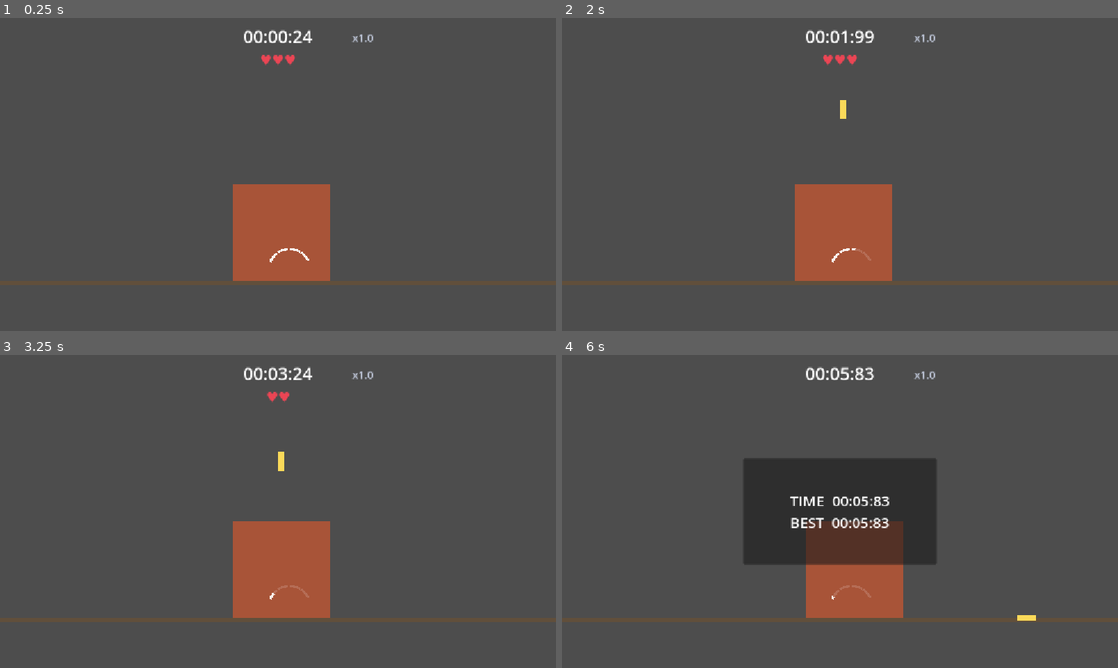
Above: before the commit, frames 1-4 (two rows, left to right).
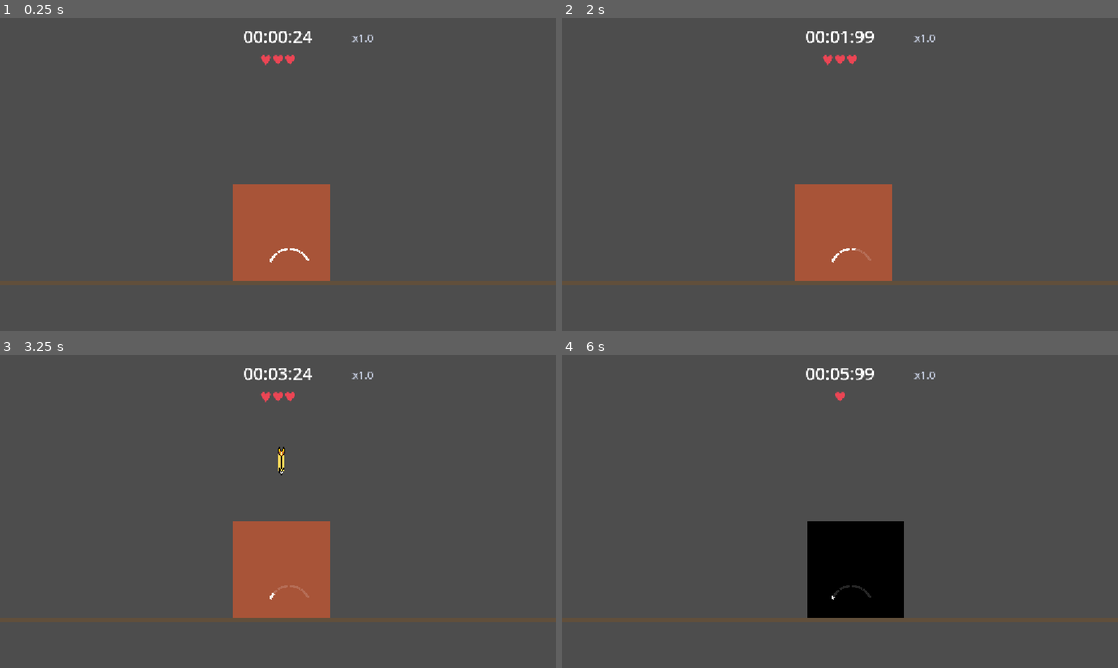
Above: after the commit, the same moments.

Repository: thugzook/desserted-desert-gamejam
Game: Godot game, scene res://scenes/main.tscn
Same seed, same stepped clock (60 frames per second), same inputs: the game is played once before the commit and once after it.
Inputs:
- Up to frame 1 (0.25 s): no input
- Up to frame 2 (2 s): tap Enter (restart) at 0.5 s; hold D (dodge_right) 0.53-1.28 s; tap J (parry) at 0.6, 1.35 s; hold S (dodge_down) from 1.28 s (still down)
- Up to frame 3 (3.25 s): release S (dodge_down) at 2.03 s; hold D (dodge_right) 2.03-2.78 s; tap J (parry) at 2.1, 2.85 s; hold Space (dodge_up) from 2.78 s (still down)
- Up to frame 4 (6 s): release Space (dodge_up) at 3.53 s; hold A (dodge_left) 3.53-5.03 s; tap J (parry) every 0.75 s from 3.6 to 5.85 s; hold S (dodge_down) 5.03-5.78 s; hold D (dodge_right) from 5.78 s (still down)

The runs differ from the first frame. In frame 1, 0.1% of the frame differs, in the area x 43-68%, y 3-16%; in frame 2, 0.2%; in frame 3, 0.3%; in frame 4, 15%, in the area x 32-86%, y 3-85%.

Commit message:
Add projectile pixel-art sprite; tune pattern pacing (lead-in 6, rest 4)
- pixil-frame-0.png on projectile.tscn with nearest-neighbor filtering
- Godot-saved main.tscn (pattern_spawner uid registered)

Co-Authored-By: Claude Fable 5 <noreply@anthropic.com>

Diff:
--- a/dodge-guy-gamejam/patterns/test_pattern.json
+++ b/dodge-guy-gamejam/patterns/test_pattern.json
@@ -4,59 +4,59 @@
   "steps_per_beat": 4,
   "measures": 10,
   "notes": [
-    { "measure": 0, "step": 0, "lane": "ABOVE_CENTER" },
-    { "measure": 0, "step": 4, "lane": "ABOVE_CENTER" },
-    { "measure": 0, "step": 8, "lane": "ABOVE_CENTER" },
-    { "measure": 0, "step": 12, "lane": "ABOVE_CENTER" },
+	{ "measure": 0, "step": 0, "lane": "ABOVE_CENTER" },
+	{ "measure": 0, "step": 4, "lane": "ABOVE_CENTER" },
+	{ "measure": 0, "step": 8, "lane": "ABOVE_CENTER" },
+	{ "measure": 0, "step": 12, "lane": "ABOVE_CENTER" },
 
-    { "measure": 1, "step": 0, "lane": "FEET_LEFT" },
-    { "measure": 1, "step": 4, "lane": "FEET_RIGHT" },
-    { "measure": 1, "step": 8, "lane": "FEET_LEFT" },
-    { "measure": 1, "step": 12, "lane": "FEET_RIGHT" },
+	{ "measure": 1, "step": 0, "lane": "FEET_LEFT" },
+	{ "measure": 1, "step": 4, "lane": "FEET_RIGHT" },
+	{ "measure": 1, "step": 8, "lane": "FEET_LEFT" },
+	{ "measure": 1, "step": 12, "lane": "FEET_RIGHT" },
 
-    { "measure": 2, "step": 0, "lane": "HEAD_LEFT" },
-    { "measure": 2, "step": 4, "lane": "HEAD_RIGHT" },
-    { "measure": 2, "step": 8, "lane": "HEAD_LEFT" },
-    { "measure": 2, "step": 12, "lane": "HEAD_RIGHT" },
+	{ "measure": 2, "step": 0, "lane": "HEAD_LEFT" },
+	{ "measure": 2, "step": 4, "lane": "HEAD_RIGHT" },
+	{ "measure": 2, "step": 8, "lane": "HEAD_LEFT" },
+	{ "measure": 2, "step": 12, "lane": "HEAD_RIGHT" },
 
-    { "measure": 3, "step": 0, "lane": "ANY" },
-    { "measure": 3, "step": 4, "lane": "ANY" },
-    { "measure": 3, "step": 8, "lane": "ANY" },
-    { "measure": 3, "step": 12, "lane": "ANY" },
+	{ "measure": 3, "step": 0, "lane": "ANY" },
+	{ "measure": 3, "step": 4, "lane": "ANY" },
+	{ "measure": 3, "step": 8, "lane": "ANY" },
+	{ "measure": 3, "step": 12, "lane": "ANY" },
 
-    { "measure": 4, "step": 0, "lane": "ABOVE_CENTER" },
-    { "measure": 4, "step": 4, "lane": "ABOVE_CENTER" },
-    { "measure": 4, "step": 6, "lane": "ABOVE_CENTER" },
-    { "measure": 4, "step": 8, "lane": "ABOVE_CENTER" },
-    { "measure": 4, "step": 12, "lane": "ABOVE_CENTER" },
-    { "measure": 4, "step": 14, "lane": "ABOVE_CENTER" },
+	{ "measure": 4, "step": 0, "lane": "ABOVE_CENTER" },
+	{ "measure": 4, "step": 4, "lane": "ABOVE_CENTER" },
+	{ "measure": 4, "step": 6, "lane": "ABOVE_CENTER" },
+	{ "measure": 4, "step": 8, "lane": "ABOVE_CENTER" },
+	{ "measure": 4, "step": 12, "lane": "ABOVE_CENTER" },
+	{ "measure": 4, "step": 14, "lane": "ABOVE_CENTER" },
 
-    { "measure": 5, "step": 0, "lane": "FEET_LEFT" },
-    { "measure": 5, "step": 4, "lane": "FEET_RIGHT" },
-    { "measure": 5, "step": 6, "lane": "FEET_LEFT" },
-    { "measure": 5, "step": 8, "lane": "FEET_RIGHT" },
-    { "measure": 5, "step": 12, "lane": "FEET_LEFT" },
-    { "measure": 5, "step": 14, "lane": "FEET_RIGHT" },
+	{ "measure": 5, "step": 0, "lane": "FEET_LEFT" },
+	{ "measure": 5, "step": 4, "lane": "FEET_RIGHT" },
+	{ "measure": 5, "step": 6, "lane": "FEET_LEFT" },
+	{ "measure": 5, "step": 8, "lane": "FEET_RIGHT" },
+	{ "measure": 5, "step": 12, "lane": "FEET_LEFT" },
+	{ "measure": 5, "step": 14, "lane": "FEET_RIGHT" },
 
-    { "measure": 6, "step": 0, "lane": "ABOVE_CENTER" },
-    { "measure": 6, "step": 4, "lane": "HEAD_LEFT" },
-    { "measure": 6, "step": 8, "lane": "FEET_RIGHT" },
-    { "measure": 6, "step": 12, "lane": "ANY" },
+	{ "measure": 6, "step": 0, "lane": "ABOVE_CENTER" },
+	{ "measure": 6, "step": 4, "lane": "HEAD_LEFT" },
+	{ "measure": 6, "step": 8, "lane": "FEET_RIGHT" },
+	{ "measure": 6, "step": 12, "lane": "ANY" },
 
-    { "measure": 7, "step": 0, "lane": "ABOVE_CENTER" },
-    { "measure": 7, "step": 8, "lane": "ANY" },
+	{ "measure": 7, "step": 0, "lane": "ABOVE_CENTER" },
+	{ "measure": 7, "step": 8, "lane": "ANY" },
 
-    { "measure": 8, "step": 0, "lane": "FEET_LEFT" },
-    { "measure": 8, "step": 2, "lane": "FEET_RIGHT" },
-    { "measure": 8, "step": 6, "lane": "HEAD_LEFT" },
-    { "measure": 8, "step": 8, "lane": "FEET_RIGHT" },
-    { "measure": 8, "step": 10, "lane": "FEET_LEFT" },
-    { "measure": 8, "step": 14, "lane": "HEAD_RIGHT" },
+	{ "measure": 8, "step": 0, "lane": "FEET_LEFT" },
+	{ "measure": 8, "step": 2, "lane": "FEET_RIGHT" },
+	{ "measure": 8, "step": 6, "lane": "HEAD_LEFT" },
+	{ "measure": 8, "step": 8, "lane": "FEET_RIGHT" },
+	{ "measure": 8, "step": 10, "lane": "FEET_LEFT" },
+	{ "measure": 8, "step": 14, "lane": "HEAD_RIGHT" },
 
-    { "measure": 9, "step": 0, "lane": "ABOVE_CENTER" },
-    { "measure": 9, "step": 4, "lane": "ANY" },
-    { "measure": 9, "step": 8, "lane": "ABOVE_CENTER" },
-    { "measure": 9, "step": 14, "lane": "HEAD_RIGHT" },
-    { "measure": 9, "step": 15, "lane": "HEAD_RIGHT" }
+	{ "measure": 9, "step": 0, "lane": "ABOVE_CENTER" },
+	{ "measure": 9, "step": 4, "lane": "ANY" },
+	{ "measure": 9, "step": 8, "lane": "ABOVE_CENTER" },
+	{ "measure": 9, "step": 14, "lane": "HEAD_RIGHT" },
+	{ "measure": 9, "step": 15, "lane": "HEAD_RIGHT" }
   ]
 }
--- a/dodge-guy-gamejam/project.godot
+++ b/dodge-guy-gamejam/project.godot
@@ -69,6 +69,7 @@
 
 [rendering]
 
+textures/canvas_textures/default_texture_filter=0
 rendering_device/driver.windows="d3d12"
 renderer/rendering_method="gl_compatibility"
 renderer/rendering_method.mobile="gl_compatibility"
--- a/dodge-guy-gamejam/scenes/main.tscn
+++ b/dodge-guy-gamejam/scenes/main.tscn
@@ -24,7 +24,6 @@
 projectile_scene = ExtResource("5_projectile")
 attack = ExtResource("6_zippy")
 player = NodePath("../Player")
-pattern_path = "res://patterns/test_pattern.json"
 
 [node name="Camera2D" type="Camera2D" parent="." unique_id=616773023]
 position = Vector2(576, 324)
--- a/dodge-guy-gamejam/scenes/projectile.tscn
+++ b/dodge-guy-gamejam/scenes/projectile.tscn
@@ -1,6 +1,7 @@
 [gd_scene format=3 uid="uid://cwyrrk1dsu60l"]
 
 [ext_resource type="Script" uid="uid://wtkuee7ag312" path="res://scripts/projectile.gd" id="1_projectile"]
+[ext_resource type="Texture2D" uid="uid://8xgnxgi526oy" path="res://pixil-frame-0.png" id="2_q3m7n"]
 
 [sub_resource type="RectangleShape2D" id="RectangleShape2D_hitbox"]
 size = Vector2(56, 18)
@@ -15,5 +16,10 @@
 offset_right = 28.0
 offset_bottom = 9.0
 
+[node name="PixilFrame0" type="Sprite2D" parent="." unique_id=971049143]
+position = Vector2(-1.5, 0.5)
+scale = Vector2(1.0892857, 1.05)
+texture = ExtResource("2_q3m7n")
+
 [node name="CollisionShape2D" type="CollisionShape2D" parent="." unique_id=500915054]
 shape = SubResource("RectangleShape2D_hitbox")
--- a/dodge-guy-gamejam/scripts/pattern_spawner.gd
+++ b/dodge-guy-gamejam/scripts/pattern_spawner.gd
@@ -30,11 +30,11 @@
 @export var bpm_override := 0.0
 ## Beats of silence before measure 1 the first time through. Reaction runway —
 ## keep it at least ~3 so the very first note still gets its full telegraph.
-@export var lead_in_beats := 4.0
+@export var lead_in_beats := 6
 ## Beats of silence inserted after EVERY measure (including the last, before the
 ## loop wraps). The player's breather between phrases. 0 = measures back to back;
 ## 2 = a half-measure rest in 4/4; 4 = a full silent measure after each one.
-@export var rest_beats_between_measures := 2.0
+@export var rest_beats_between_measures := 4
 ## TUNE: which lanes an "ANY" (undisclosed direction) note may resolve to.
 ## Duplicate an entry to weight it, remove one to retire it.
 @export var lanes: Array[Projectile.Lane] = [
Binary file added: dodge-guy-gamejam/pixil-frame-0.png
Not shown, added: dodge-guy-gamejam/pixil-frame-0.png.import
Not shown: 1 places in dodge-guy-gamejam/scenes/main.tscn that only renumber resources
